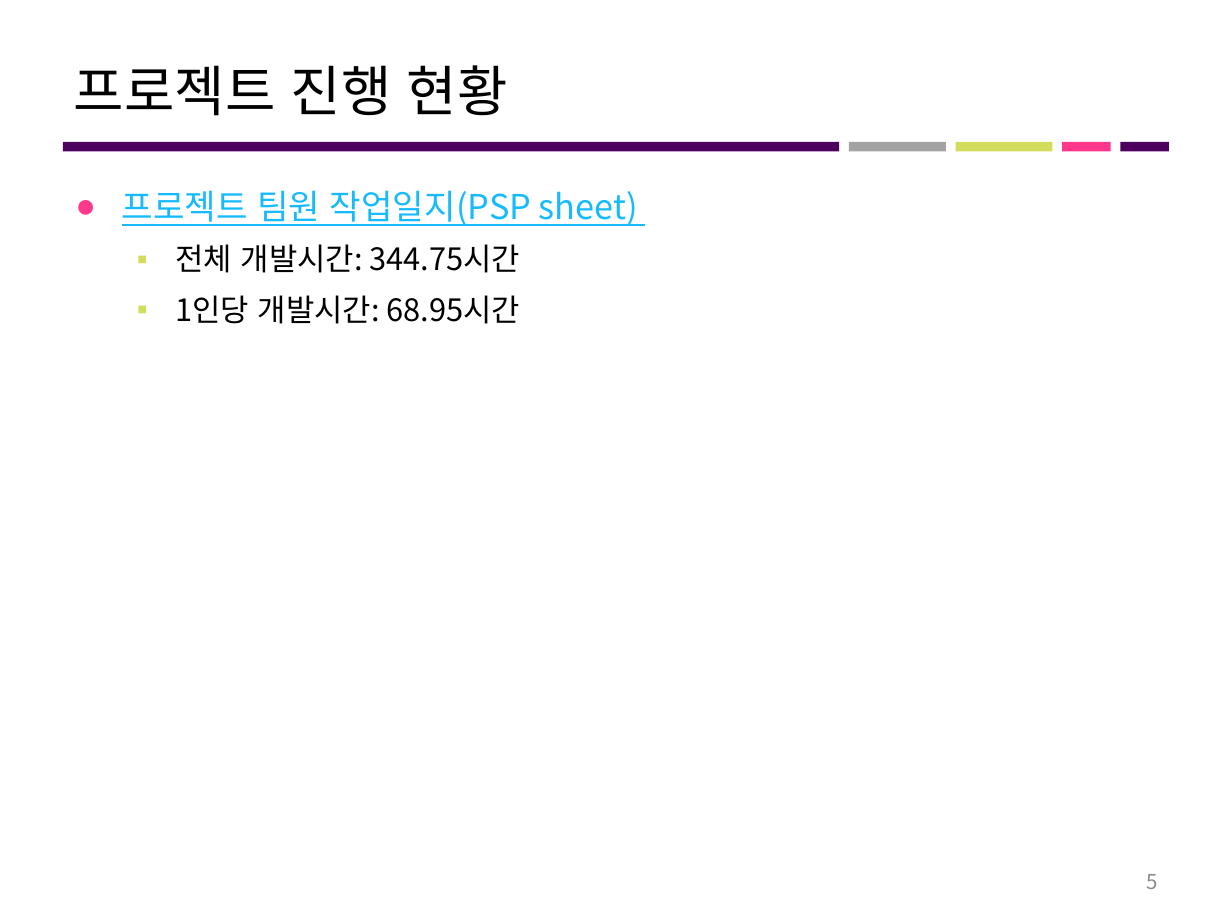
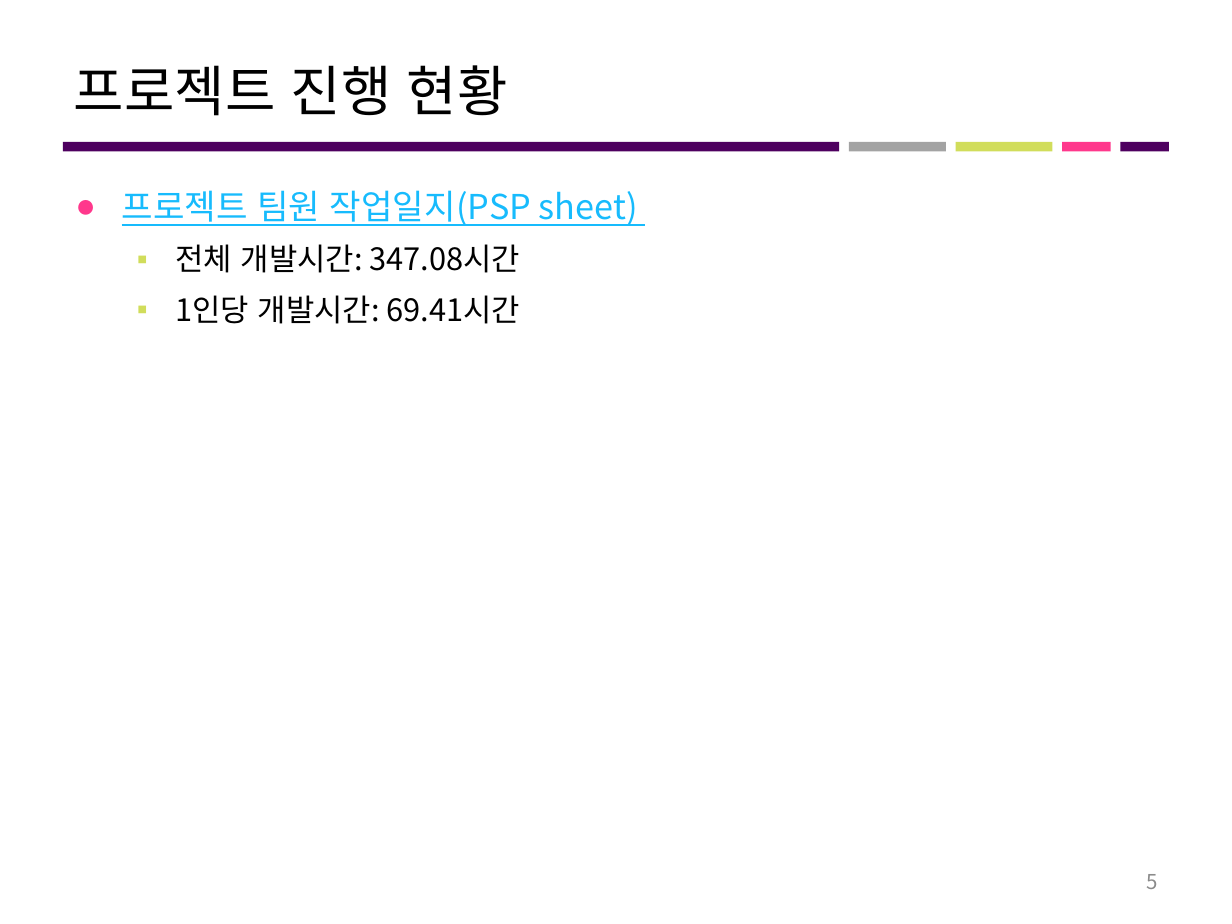
Before and after one commit to 7hong13/FillingGood, a slide deck: slide 5 of 최종산출물/4조 최종결과보고서.pptx. Drawn at 1232x924 pixels with LibreOffice and Linux fonts; fonts in the diff are those of the drawing. Boxes give left, top, right and bottom in pixels: in the first picture for what was removed or moved away, otherwise in the second. Text is boxed around its words. In the diff, an @@ line names an element or a change of style, - is before the commit and + after.

```diff
--- a/최종산출물/4조 최종결과보고서.pptx
+++ b/최종산출물/4조 최종결과보고서.pptx
@@ text at (175,244,521,324): text changed @@
-  ▪ 전체 개발시간: 344.75시간
-  ▪ 1인당 개발시간: 68.95시간
+  ▪ 전체 개발시간: 347.08시간
+  ▪ 1인당 개발시간: 69.41시간
```
Also in this commit, not shown: 2 other slides changed, 1 other file.
